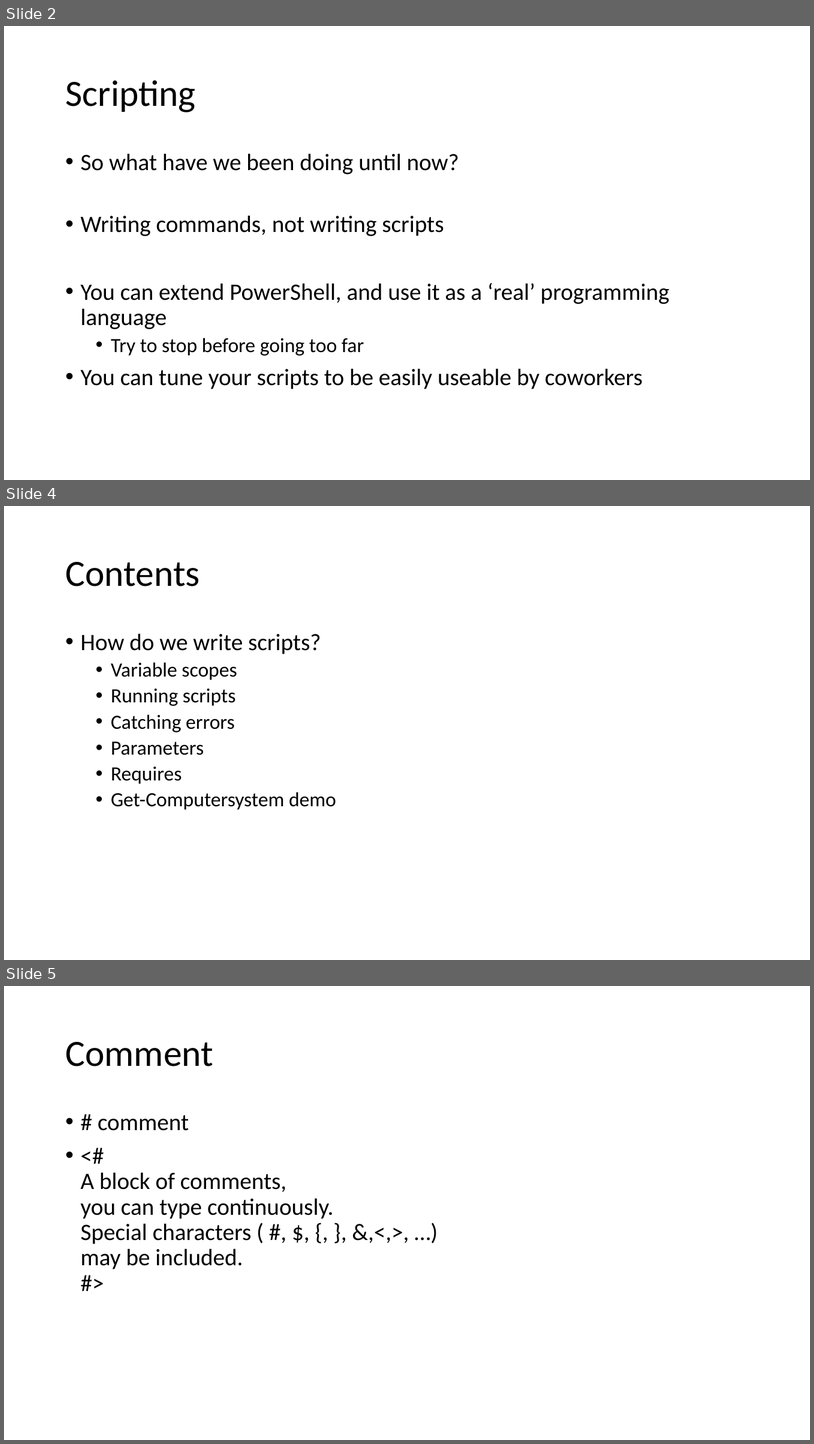
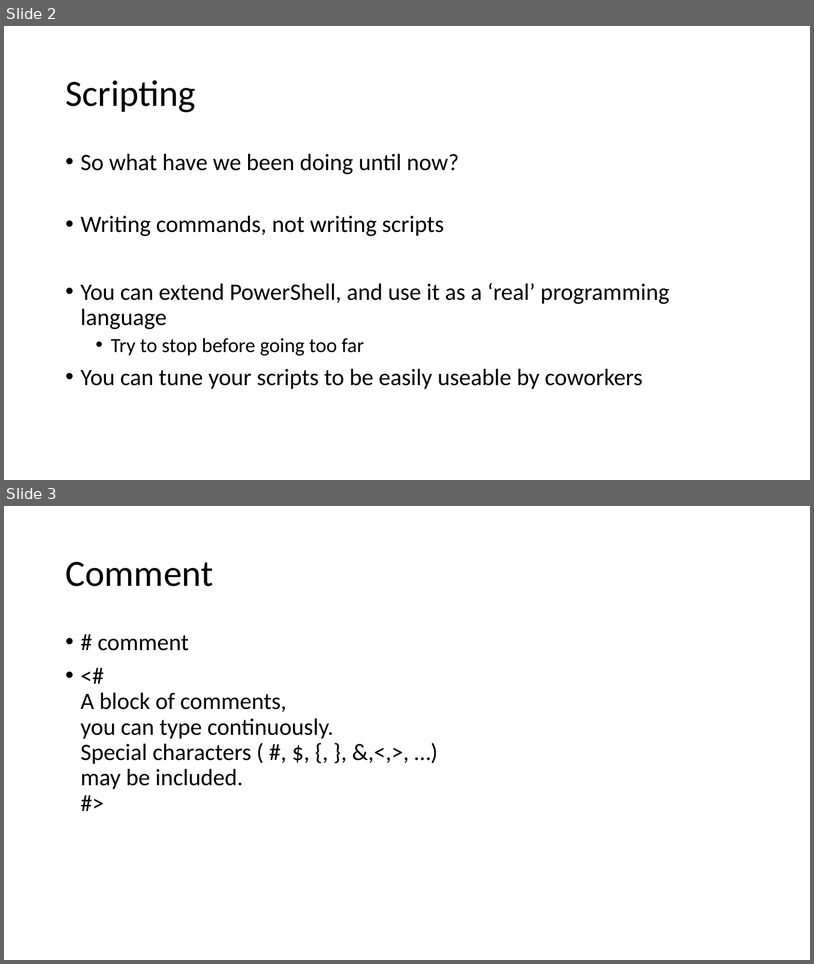
Before and after one commit to mjochen/PS-Basic-course, a slide deck: 2 - Scripting.pptx. Shown one above the other, each under a label of ours: slides 2, 4 and 5 before the commit, slides 2 and 3 after it; the slides between them are not shown. The pictures are 814x1444 and 814x964 pixels, drawn with LibreOffice and Linux fonts; fonts in the diff are those of the drawing. Boxes give left, top, right and bottom in pixels: in the first picture for what was removed or moved away, otherwise in the second. Text is boxed around its words. In the diff, an @@ line names an element or a change of style, - is before the commit and + after.

```diff
--- a/2 - Scripting.pptx
+++ b/2 - Scripting.pptx
@@ slide 4 removed at (4, 506, 810, 960), background #FFFFFF @@
@@ title removed at (65, 562, 200, 586) @@
-Contents
@@ text removed at (81, 633, 336, 810) @@
-• How do we write scripts?
-  • Variable scopes
-  • Running scripts
-  • Catching errors
-  • Parameters
-  • Requires
-  • Get-Computersystem demo
@@ what was slide 5 is now slide 3 @@
```
Also in this commit, not shown: 4 slides added, 23 other slides removed, 1 other file.
